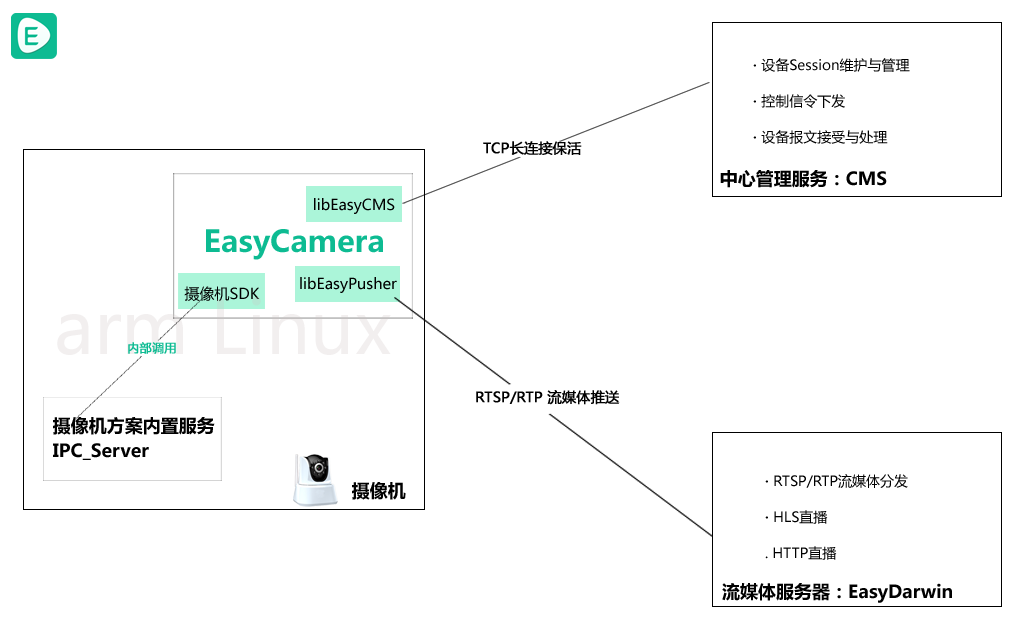
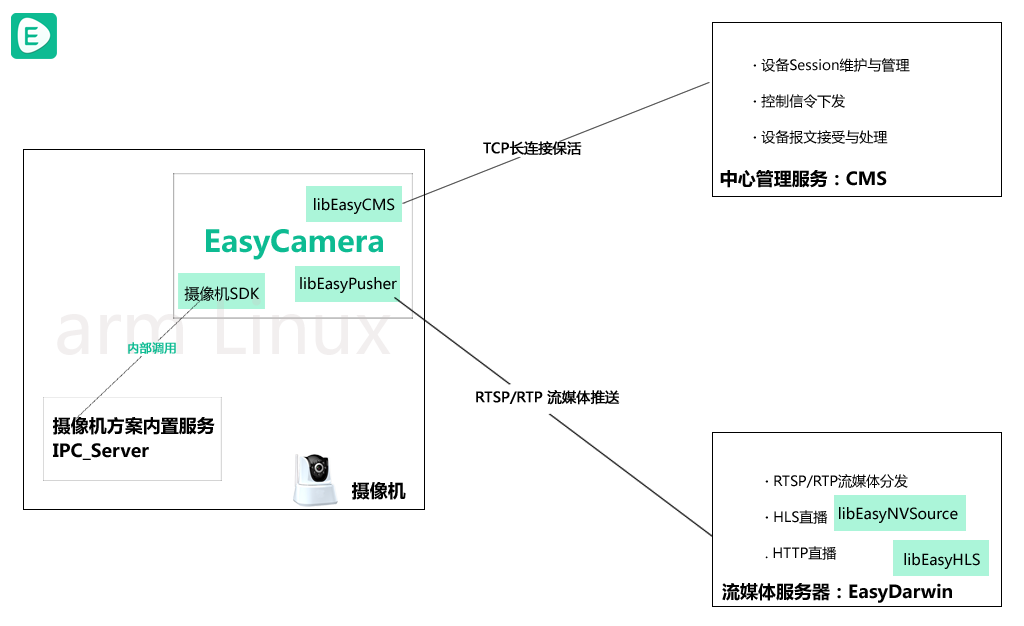
Two versions of the same layered image (1024px x 626px). Layer-by-layer changes:
added layer "libEasyNVSource" in group "EasyDarwin" over [839, 507, 958, 523]
added layer "libEasyHLS" in group "EasyDarwin" over [904, 553, 980, 569]
added layer "边框线 libEasyNVSource" in group "EasyDarwin" over [893, 540, 989, 576]
added layer "边框线 libEasyHLS" in group "EasyDarwin" over [834, 495, 966, 531]
